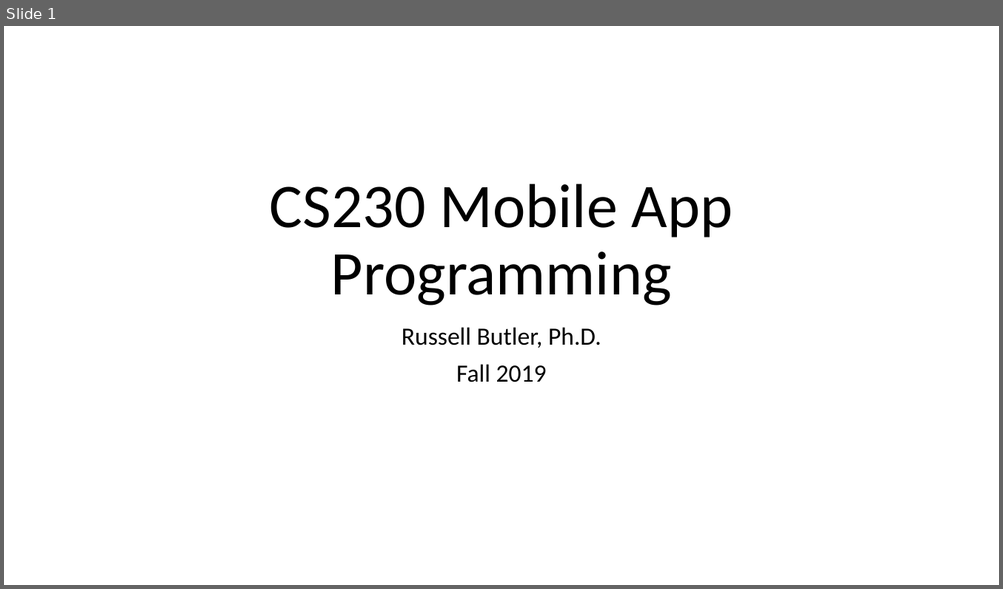
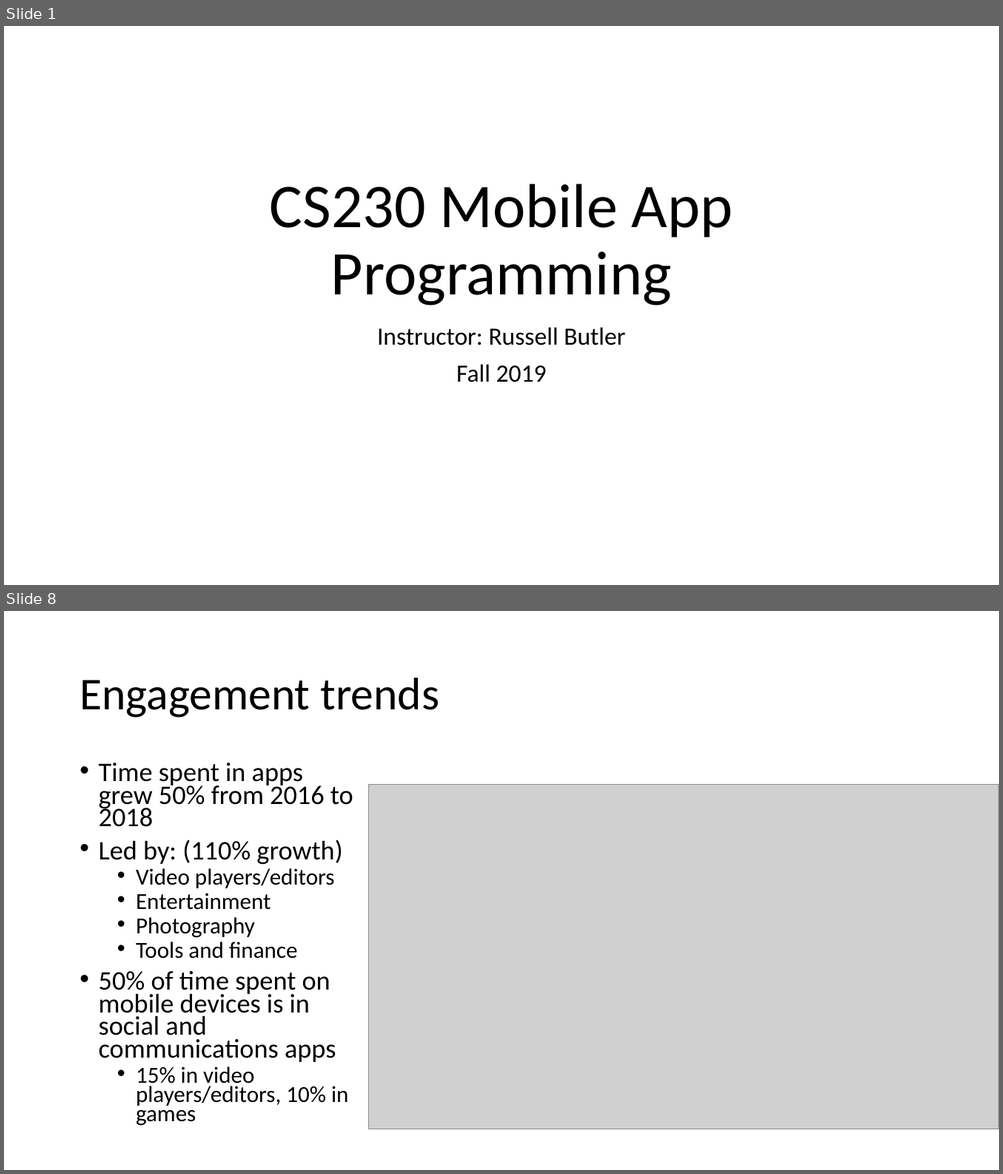
Before and after one commit to russellu/cs230, a slide deck: Lecture_First.pptx. Shown one above the other, each under a label of ours: slide 1 before the commit, slides 1 and 8 after it; the slides between them are not shown. The pictures are 1003x589 and 1003x1174 pixels, drawn with LibreOffice and Linux fonts; fonts in the diff are those of the drawing; grey boxes stand for pictures. Boxes give left, top, right and bottom in pixels: in the first picture for what was removed or moved away, otherwise in the second. Text is boxed around its words. In the diff, an @@ line names an element or a change of style, - is before the commit and + after.

```diff
--- a/Lecture_First.pptx
+++ b/Lecture_First.pptx
@@ slide 8 added at bbox=[4, 611, 999, 1170], background #FFFFFF @@
@@ title added at bbox=[79, 678, 440, 718], 44 pt, text #000000 @@
+Engagement trends
@@ text added at bbox=[99, 763, 353, 1126], 25.9 pt, text #000000 @@
+• Time spent in apps grew 50% from 2016 to 2018
+• Led by: (110% growth)
+  • Video players/editors
+  • Entertainment
+  • Photography
+  • Tools and finance
+• 50% of time spent on mobile devices is in social and communications apps
+  • 15% in video players/editors, 10% in games
@@ picture added at bbox=[369, 784, 999, 1130] @@
@@ slide 1 changed as well @@
@@ subtitle at bbox=[377, 327, 625, 346]: text changed @@
-Russell Butler, Ph.D.
+Instructor: Russell Butler
```
Also in this commit, not shown: 1 other slide changed, 24 other slides added, 3 other files.
